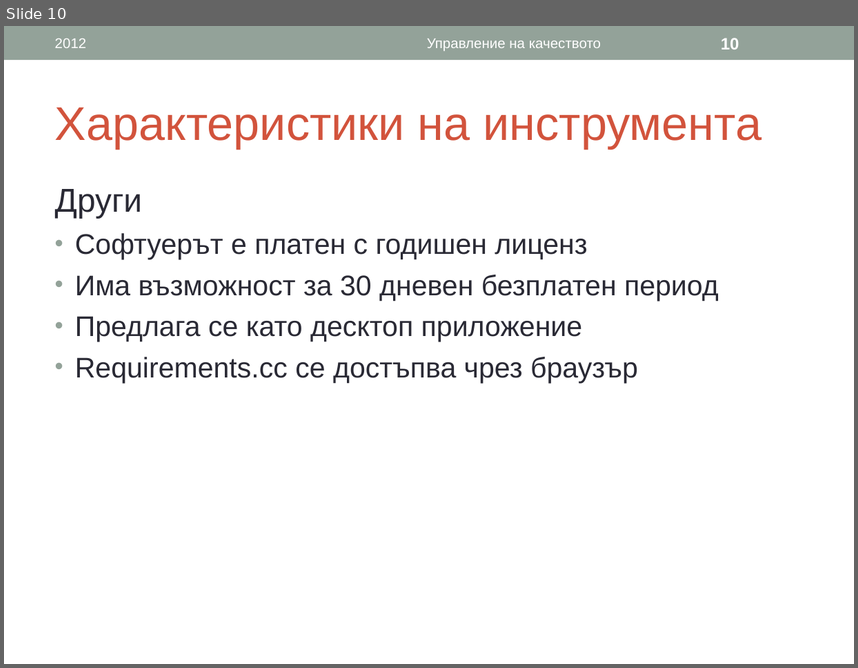
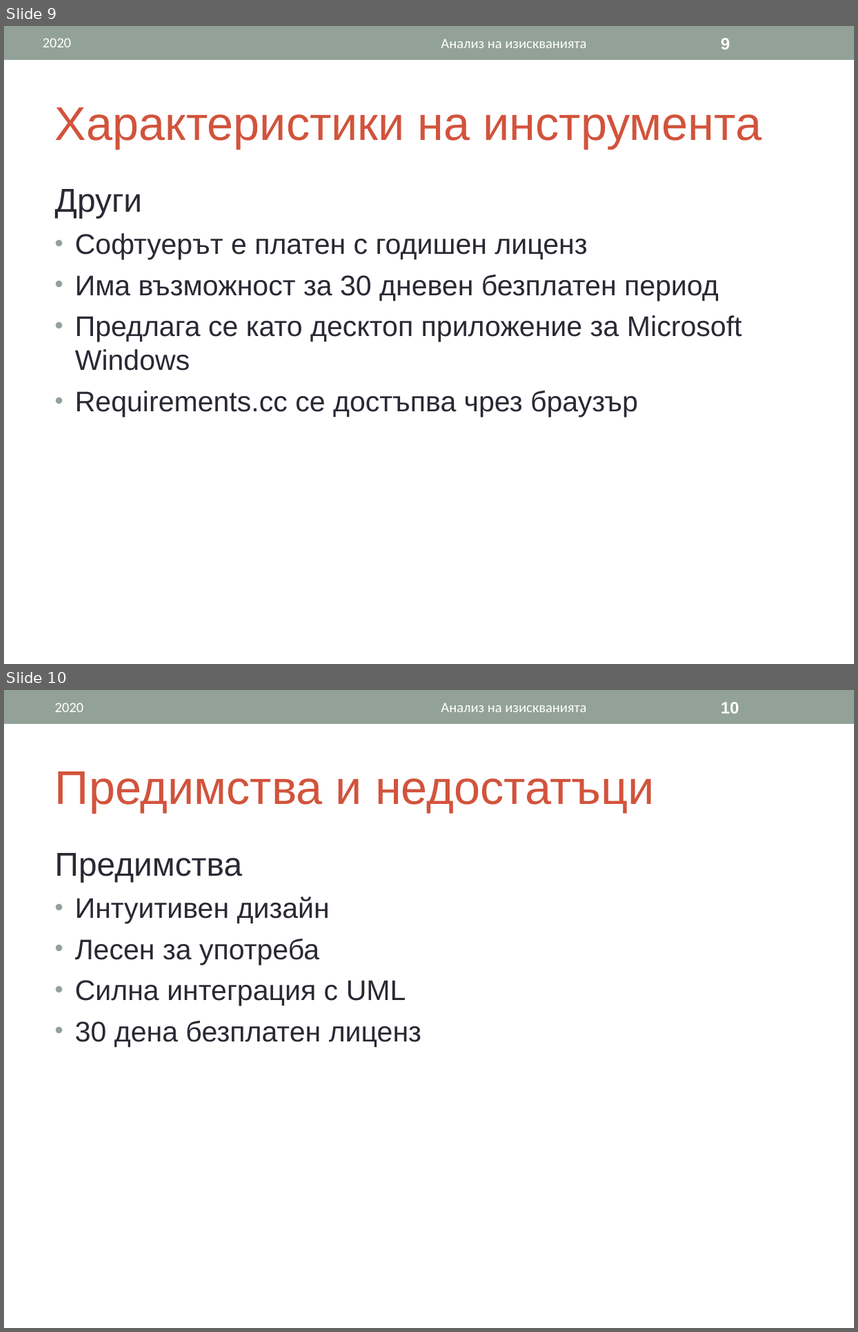
Before and after one commit to ivanchuchulski/fmi-requirements-analisys, a slide deck: tool-presentation/62121-62151-62167-CaseComplete.ppt. Shown one above the other, each under a label of ours: slide 10 before the commit, slides 9 and 10 after it. The pictures are 858x668 and 858x1332 pixels, drawn with LibreOffice and Linux fonts; fonts in the diff are those of the drawing. Boxes give left, top, right and bottom in pixels: in the first picture for what was removed or moved away, otherwise in the second. Text is boxed around its words. In the diff, an @@ line names an element or a change of style, - is before the commit and + after.

```diff
--- a/tool-presentation/62121-62151-62167-CaseComplete.ppt
+++ b/tool-presentation/62121-62151-62167-CaseComplete.ppt
@@ slide 10 added at (4, 690, 854, 1328), background #FFFFFF; not listed: 1 template element that a slide beside it also shows @@
@@ text added at (55, 703, 84, 712), 12 pt, text #FFFFFF @@
+2020
@@ text added at (441, 703, 586, 712), 12 pt, text #FFFFFF @@
+Анализ на изискванията
@@ page number added at (721, 702, 740, 713), 14 pt, text #FFFFFF, bold @@
+10
@@ title added at (55, 771, 655, 813), 40 pt, text #D2533C @@
+Предимства и недостатъци
@@ text added at (55, 853, 421, 1047), 24 pt, text #292934 @@
+Предимства
+• Интуитивен дизайн
+• Лесен за употреба
+• Силна интеграция с UML
+• 30 дена безплатен лиценз
@@ what was slide 10 is now slide 9 @@
@@ slide 9 changed as well @@
@@ text added at (43, 38, 72, 47), 12 pt, text #FFFFFF @@
+2020
@@ text removed at (55, 38, 87, 48) @@
-2012
@@ text at (441, 39, 586, 48): text changed; font Arial to Calibri @@
-Управление на качеството
+Анализ на изискванията
@@ page number at (721, 38, 730, 49): text changed @@
-10
+9
@@ text at (75, 315, 742, 370): text changed @@
-• Предлага се като десктоп приложение
+• Предлага се като десктоп приложение за Microsoft Windows
```
Also in this commit, not shown: 9 other slides changed, 1 other slide added, 3 slides removed.
